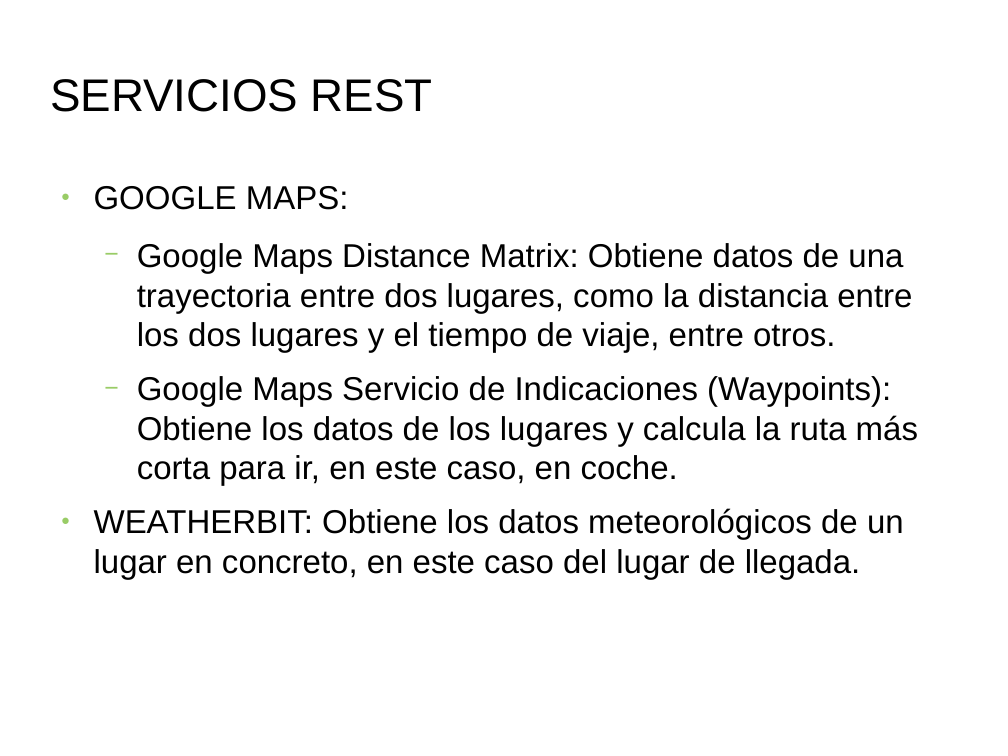
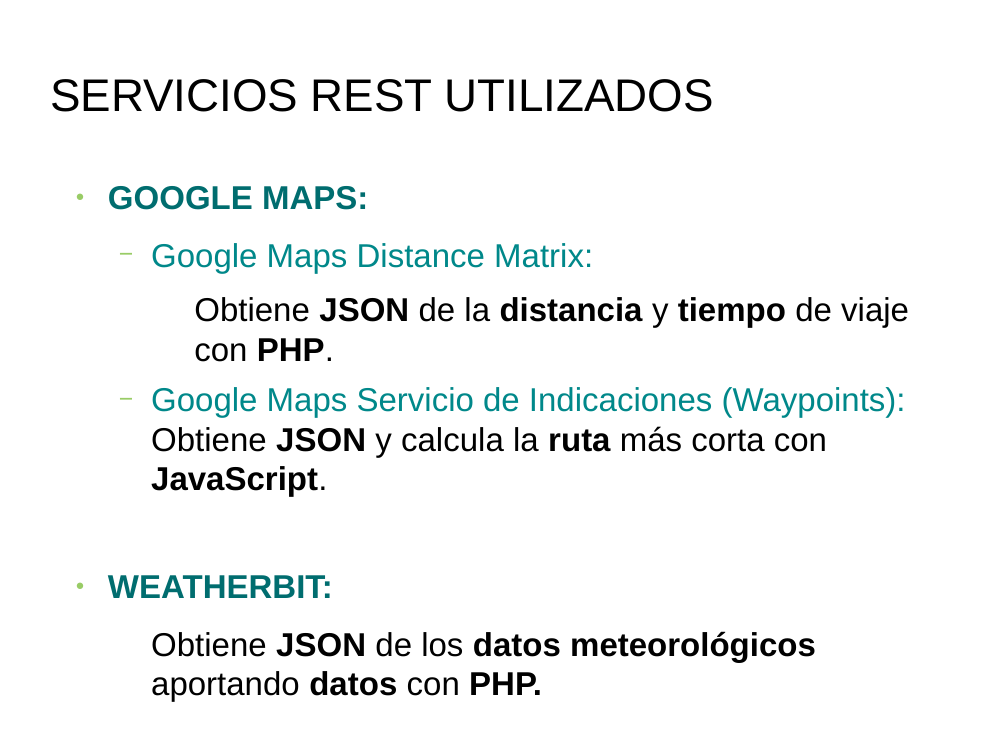
Before and after one commit to PatriiML11/ProyectoWeb, a slide deck: slide 6 of doc/Documentos/Presentacion.odp. Drawn at 1008x756 pixels with LibreOffice and Linux fonts; fonts in the diff are those of the drawing; background and template pictures are left out. Boxes give left, top, right and bottom in pixels: in the first picture for what was removed or moved away, otherwise in the second. Text is boxed around its words. In the diff, an @@ line names an element or a change of style, - is before the commit and + after.

```diff
--- a/doc/Documentos/Presentacion.odp
+++ b/doc/Documentos/Presentacion.odp
@@ title at <box>50,79,714,112</box>: text changed @@
-SERVICIOS REST
+SERVICIOS REST UTILIZADOS
@@ text "GOOGLE MAPS:": place and size @@
-text "GOOGLE MAPS:" at <box>94,186,918,580</box>
+text "GOOGLE MAPS:" at <box>108,186,909,662</box>
@@ text at <box>108,186,368,210</box>: text colour #000000 to #006D6F, bold on in "GOOGLE MAPS:" @@
@@ text at <box>108,243,909,662</box>: text changed @@
-  − Google Maps Distance Matrix: Obtiene datos de una trayectoria entre dos lugares, como la distancia entre los dos lugares y el tiempo de viaje, entre otros.
-  − Google Maps Servicio de Indicaciones (Waypoints): Obtiene los datos de los lugares y calcula la ruta más corta para ir, en este caso, en coche.
-● WEATHERBIT: Obtiene los datos meteorológicos de un lugar en concreto, en este caso del lugar de llegada.
+  − Google Maps Distance Matrix:
+    Obtiene JSON de la distancia y tiempo de viaje con PHP.
+  − Google Maps Servicio de Indicaciones (Waypoints): Obtiene JSON y calcula la ruta más corta con JavaScript.
+● WEATHERBIT:
+  Obtiene JSON de los datos meteorológicos aportando datos con PHP.
```
Also in this commit, not shown: 14 other slides changed, 2 slides added, 5 slides removed, 3 other files.
